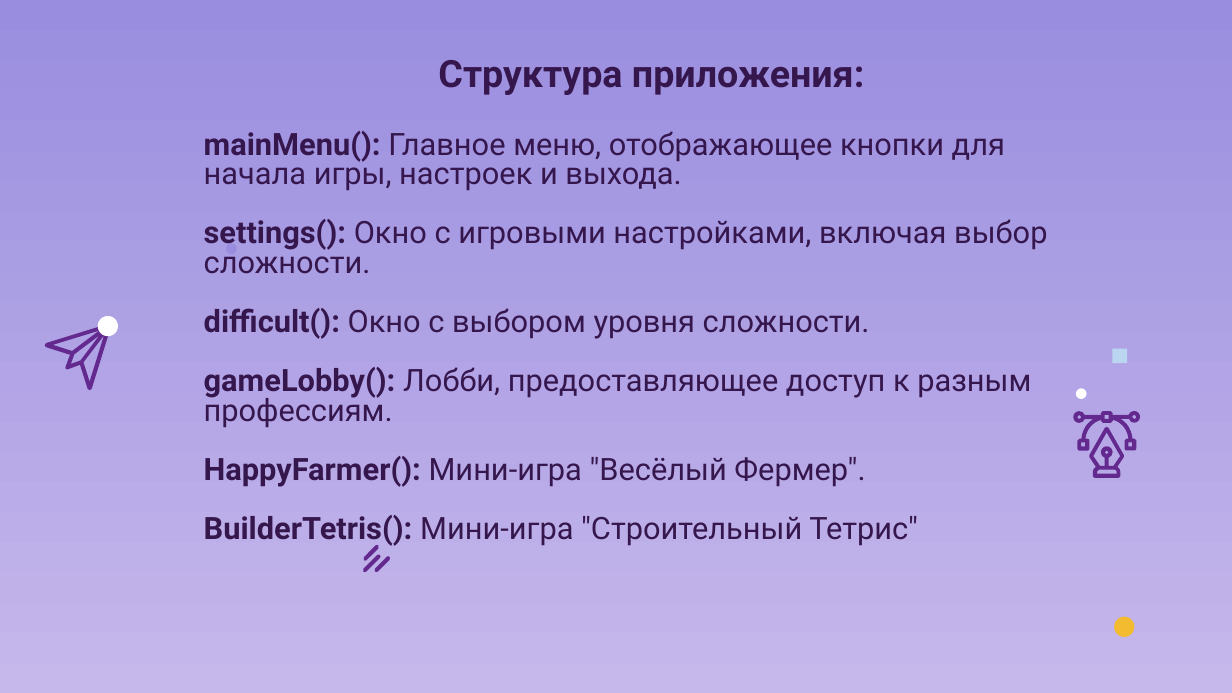
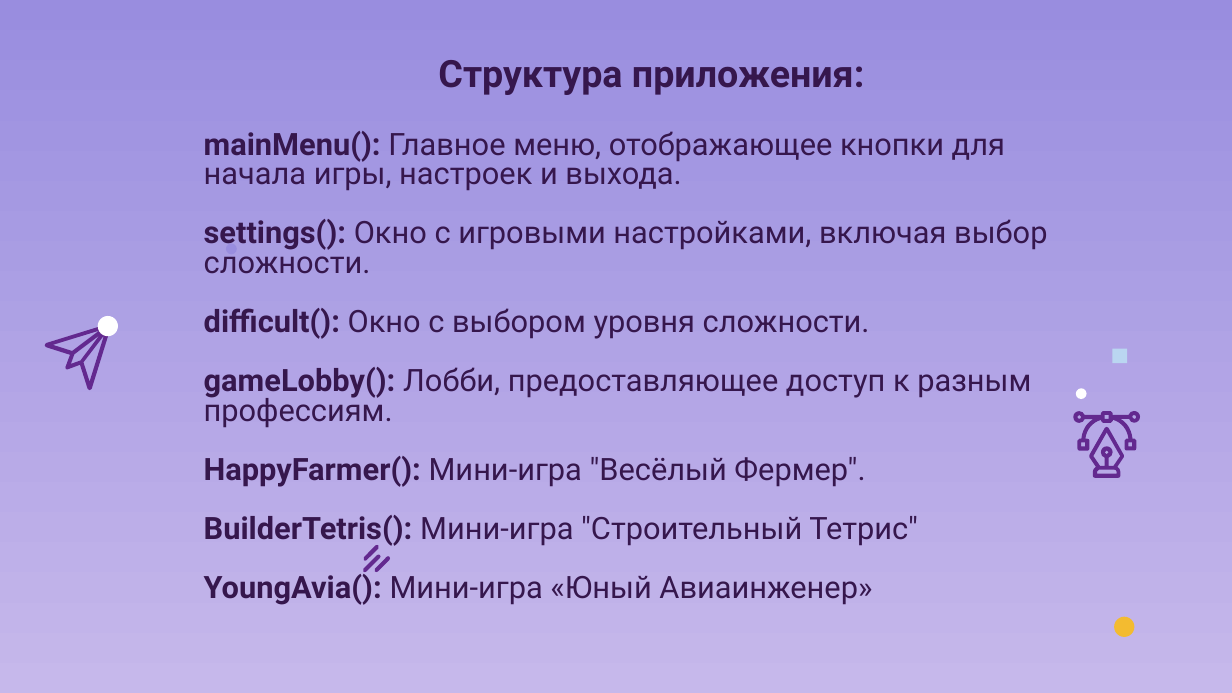
Before and after one commit to iWanderling/World-of-Work, a slide deck: slide 5 of Documentations/Мир_труда_преза.pptx. Drawn at 1232x693 pixels with LibreOffice and Linux fonts; fonts in the diff are those of the drawing; background and template pictures are left out. Boxes give left, top, right and bottom in pixels: in the first picture for what was removed or moved away, otherwise in the second. Text is boxed around its words. In the diff, an @@ line names an element or a change of style, - is before the commit and + after.

```diff
--- a/Documentations/Мир_труда_преза.pptx
+++ b/Documentations/Мир_труда_преза.pptx
@@ title at (x1=204, y1=515, x2=918, y2=605): text changed @@
-BuilderTetris(): Мини-игра "Строительный Тетрис"
+BuilderTetris(): Мини-игра "Строительный Тетрис"
+YoungAvia(): Мини-игра «Юный Авиаинженер»
```
Also in this commit, not shown: 1 other slide changed.
